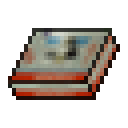
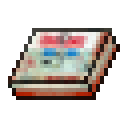
Before/after of a 128px x 128px layered artwork. What changed in the layer stack:
painted on "Layer 20" over box(8, 28, 112, 88)
